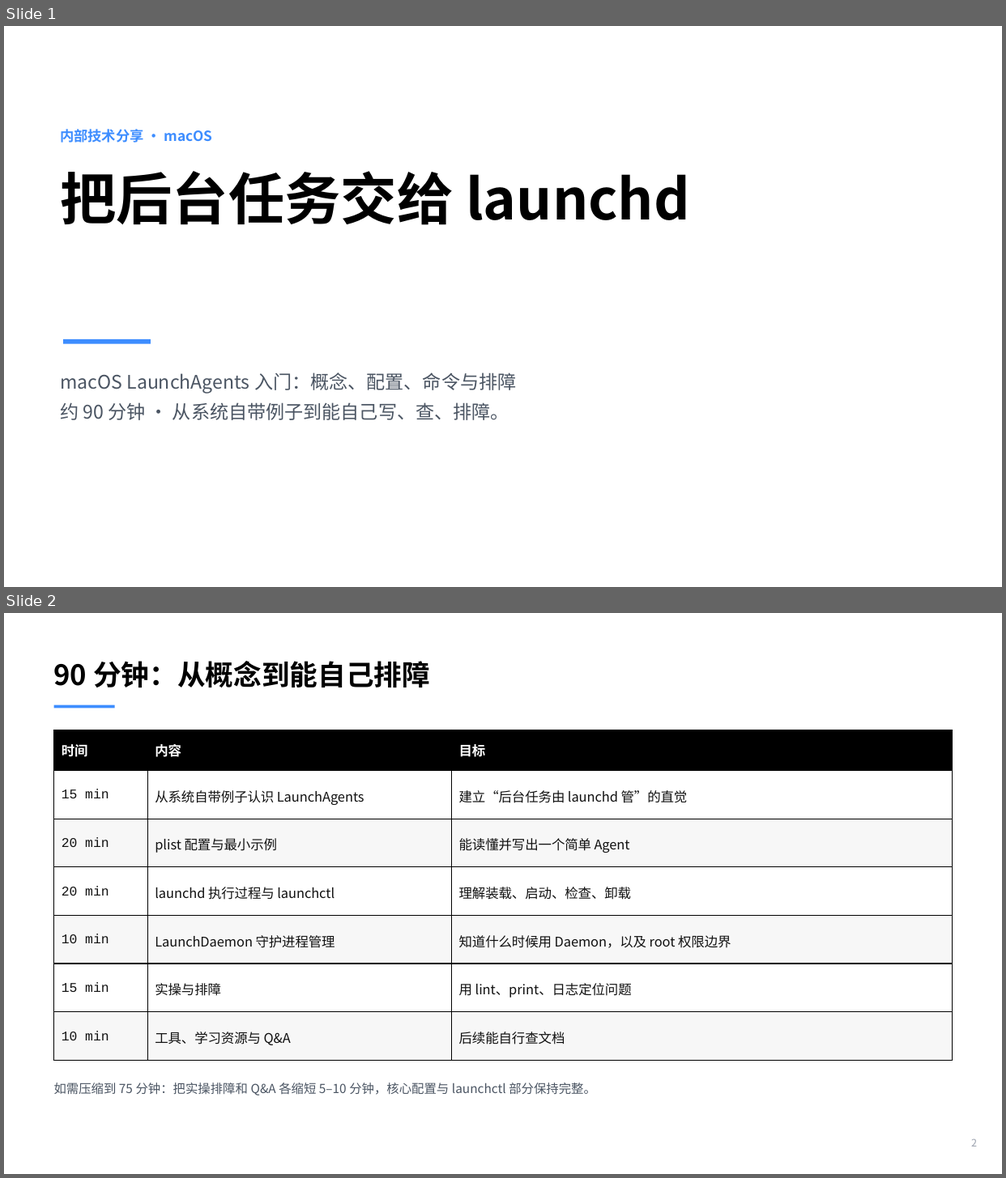
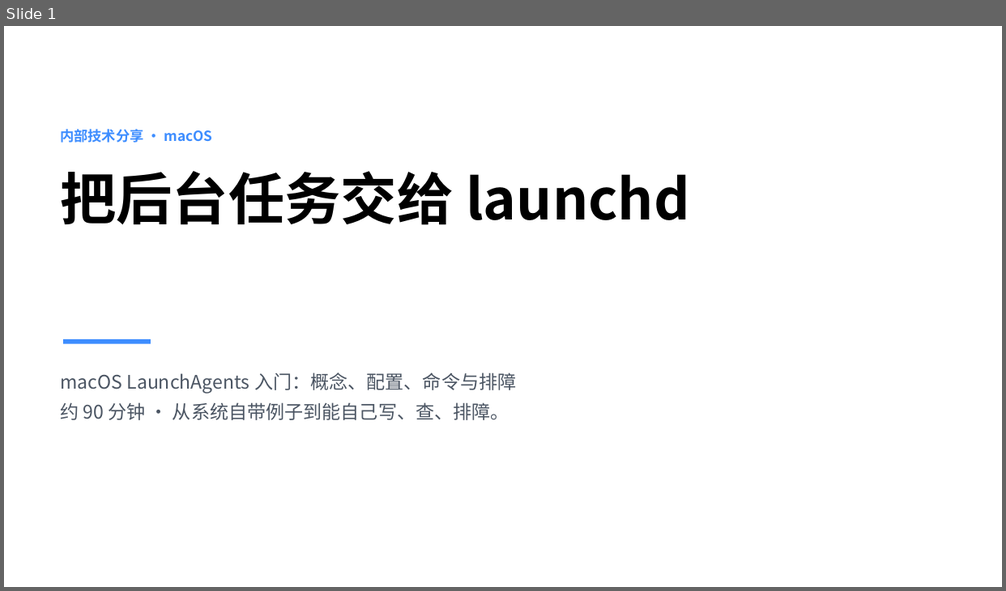
Before and after one commit to taytay198920/daily_study, a slide deck: LaunchAgents分享.pptx. Shown one above the other, each under a label of ours: slides 1 and 2 before the commit, slide 1 after it. The pictures are 1006x1178 and 1006x591 pixels, drawn with LibreOffice and Linux fonts; fonts in the diff are those of the drawing. Boxes give left, top, right and bottom in pixels: in the first picture for what was removed or moved away, otherwise in the second. Text is boxed around its words. In the diff, an @@ line names an element or a change of style, - is before the commit and + after.

```diff
--- a/LaunchAgents分享.pptx
+++ b/LaunchAgents分享.pptx
@@ slide 2 removed at bbox=[4, 613, 1002, 1174], background #FFFFFF @@
@@ text removed at bbox=[54, 661, 430, 688] @@
-90 分钟：从概念到能自己排障
@@ rectangle removed at bbox=[54, 705, 115, 708] @@
@@ table removed at bbox=[54, 730, 953, 1061], 7 rows, 3 columns @@
-时间 | 内容 | 目标
-15 min | 从系统自带例子认识 LaunchAgents | 建立“后台任务由 launchd 管”的直觉
-20 min | plist 配置与最小示例 | 能读懂并写出一个简单 Agent
-20 min | launchd 执行过程与 launchctl | 理解装载、启动、检查、卸载
-10 min | LaunchDaemon 守护进程管理 | 知道什么时候用 Daemon，以及 root 权限边界
-15 min | 实操与排障 | 用 lint、print、日志定位问题
-10 min | 工具、学习资源与 Q&A | 后续能自行查文档
@@ text removed at bbox=[54, 1083, 596, 1096] @@
-如需压缩到 75 分钟：把实操排障和 Q&A 各缩短 5–10 分钟，核心配置与 launchctl 部分保持完整。
@@ text removed at bbox=[971, 1139, 977, 1147] @@
-2
```
Also in this commit, not shown: 14 slides changed, 9 slides added.
